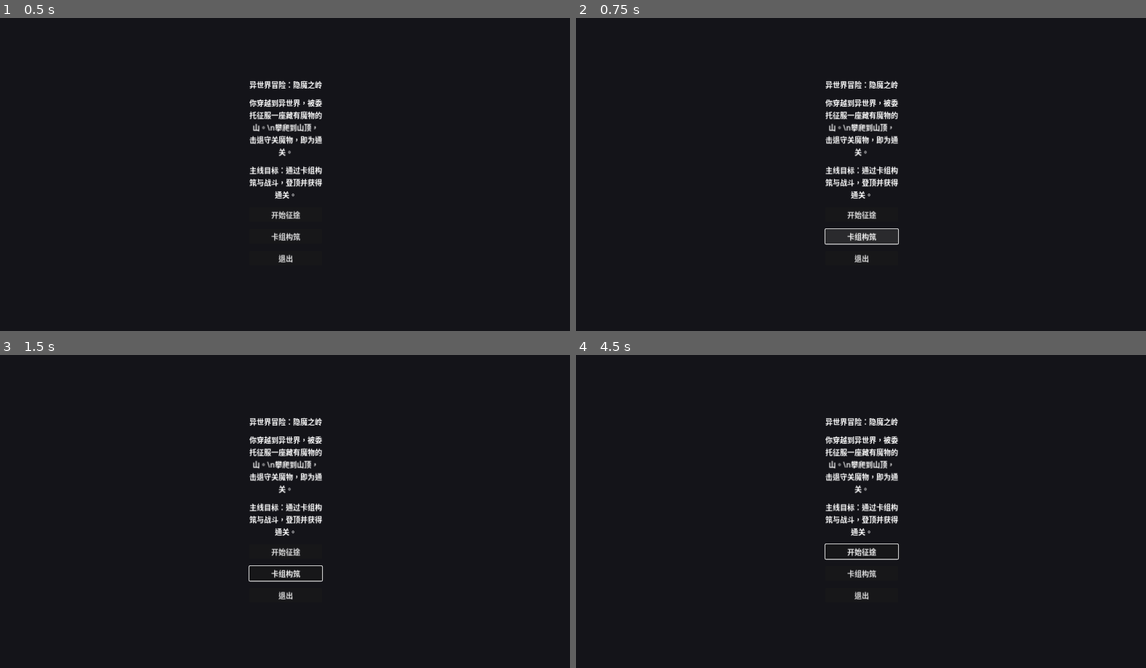
Above: before the commit, frames 1-4 (two rows, left to right).
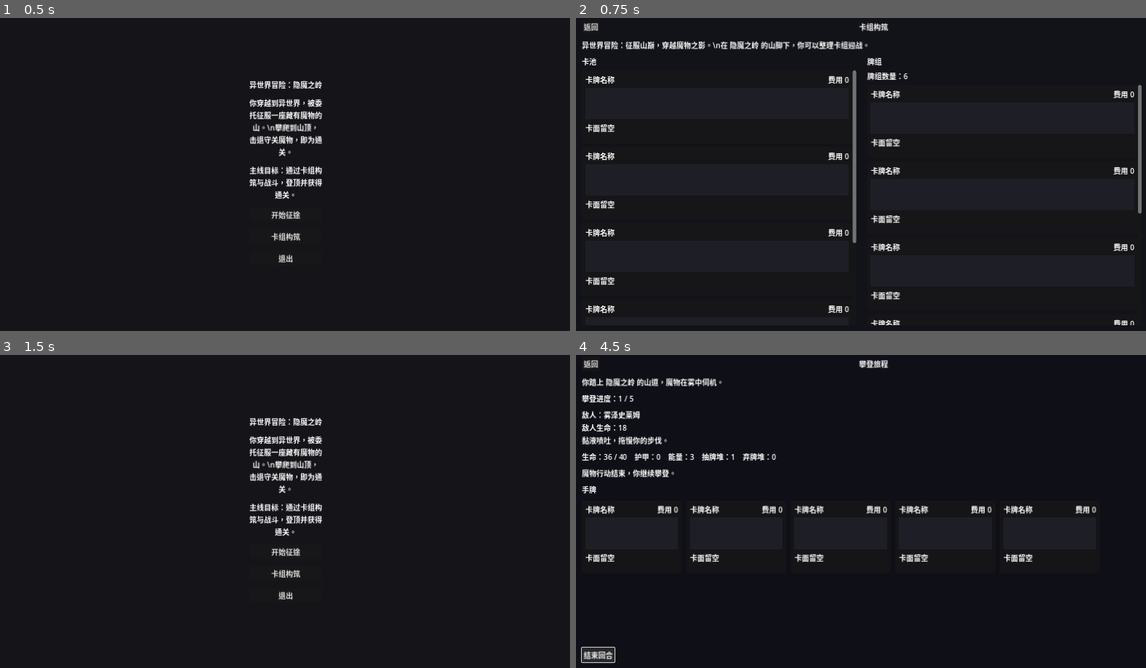
Above: after the commit, the same moments.

Repository: HHSGame/Nekopie
Game: Godot game, scene res://scenes/Main.tscn
The game is run twice, just before and just after one commit, with the same random seed, the same clock (stepped at 60 frames per second) and the same inputs.
Inputs (mouse positions are in pixels of both pictures, inside the frame that each line leads up to):
- Up to frame 1 (0.5 s): no input
- Up to frame 2 (0.75 s): click "卡组构筑" at 0.5 s
- Up to frame 3 (1.5 s): click (17, 364) at 1.25 s, where only the run after the commit has a clickable "返回"
- Up to frame 4 (4.5 s): click "开始征途" at 2 s; click (593, 364) at 2.75 s, where only the run after the commit has a clickable "返回"; click "开始征途" at 3.5 s; click (598, 655) at 4.25 s, where only the run after the commit has a clickable "结束回合"

Frame 1 is identical in both runs. In frame 2, 5.3% of the frame differs, in the area x 1-100%, y 1-99%; in frame 3, 0.1%; in frame 4, 5.5%, in the area x 0-92%, y 1-99%.
Error before the commit: Invalid access to property or key 'pressed' on a base object of type 'null instance'. (res://scripts/Main.gd:8)
Error after the commit: Invalid assignment of property or key 'text' with value of type 'String' on a base object of type 'Nil'. (res://scripts/CardWidget.gd:14)

Commit message:
fix: use explicit node paths in UI scripts

Diff:
--- a/scripts/CardWidget.gd
+++ b/scripts/CardWidget.gd
@@ -5,9 +5,9 @@
 
 @export var card_id := ""
 
-@onready var name_label: Label = %NameLabel
-@onready var cost_label: Label = %CostLabel
-@onready var desc_label: Label = %DescriptionLabel
+@onready var name_label: Label = $MarginContainer/VBoxContainer/Header/NameLabel
+@onready var cost_label: Label = $MarginContainer/VBoxContainer/Header/CostLabel
+@onready var desc_label: Label = $MarginContainer/VBoxContainer/DescriptionLabel
 
 func set_card(card_data: Dictionary) -> void:
 	card_id = card_data.get("id", "")
--- a/scripts/DeckBuilder.gd
+++ b/scripts/DeckBuilder.gd
@@ -2,11 +2,11 @@
 
 const CARD_WIDGET_SCENE := preload("res://scenes/CardWidget.tscn")
 
-@onready var library_list: VBoxContainer = %LibraryList
-@onready var deck_list: VBoxContainer = %DeckList
-@onready var deck_count_label: Label = %DeckCountLabel
-@onready var back_button: Button = %BackButton
-@onready var story_label: Label = %StoryLabel
+@onready var library_list: VBoxContainer = $MarginContainer/VBoxContainer/Content/LibraryPanel/LibraryScroll/LibraryList
+@onready var deck_list: VBoxContainer = $MarginContainer/VBoxContainer/Content/DeckPanel/DeckScroll/DeckList
+@onready var deck_count_label: Label = $MarginContainer/VBoxContainer/Content/DeckPanel/DeckCountLabel
+@onready var back_button: Button = $MarginContainer/VBoxContainer/Header/BackButton
+@onready var story_label: Label = $MarginContainer/VBoxContainer/StoryLabel
 
 func _ready() -> void:
 	back_button.pressed.connect(_on_back_pressed)
--- a/scripts/Main.gd
+++ b/scripts/Main.gd
@@ -1,8 +1,8 @@
 extends Control
 
-@onready var start_button: Button = %StartButton
-@onready var deck_button: Button = %DeckButton
-@onready var quit_button: Button = %QuitButton
+@onready var start_button: Button = $CenterContainer/VBoxContainer/StartButton
+@onready var deck_button: Button = $CenterContainer/VBoxContainer/DeckButton
+@onready var quit_button: Button = $CenterContainer/VBoxContainer/QuitButton
 
 func _ready() -> void:
 	start_button.pressed.connect(_on_start_pressed)
--- a/scripts/RunScreen.gd
+++ b/scripts/RunScreen.gd
@@ -4,21 +4,21 @@
 const HAND_SIZE := 5
 const ENERGY_PER_TURN := 3
 
-@onready var story_label: Label = %StoryLabel
-@onready var progress_label: Label = %ProgressLabel
-@onready var enemy_name_label: Label = %EnemyNameLabel
-@onready var enemy_hp_label: Label = %EnemyHpLabel
-@onready var enemy_desc_label: Label = %EnemyDescLabel
-@onready var player_hp_label: Label = %PlayerHpLabel
-@onready var player_block_label: Label = %PlayerBlockLabel
-@onready var energy_label: Label = %EnergyLabel
-@onready var draw_label: Label = %DrawLabel
-@onready var discard_label: Label = %DiscardLabel
-@onready var result_label: Label = %ResultLabel
-@onready var hand_container: HBoxContainer = %HandContainer
-@onready var end_turn_button: Button = %EndTurnButton
-@onready var next_button: Button = %NextButton
-@onready var back_button: Button = %BackButton
+@onready var story_label: Label = $MarginContainer/VBoxContainer/StoryLabel
+@onready var progress_label: Label = $MarginContainer/VBoxContainer/ProgressLabel
+@onready var enemy_name_label: Label = $MarginContainer/VBoxContainer/EnemyPanel/EnemyNameLabel
+@onready var enemy_hp_label: Label = $MarginContainer/VBoxContainer/EnemyPanel/EnemyHpLabel
+@onready var enemy_desc_label: Label = $MarginContainer/VBoxContainer/EnemyPanel/EnemyDescLabel
+@onready var player_hp_label: Label = $MarginContainer/VBoxContainer/PlayerPanel/PlayerHpLabel
+@onready var player_block_label: Label = $MarginContainer/VBoxContainer/PlayerPanel/PlayerBlockLabel
+@onready var energy_label: Label = $MarginContainer/VBoxContainer/PlayerPanel/EnergyLabel
+@onready var draw_label: Label = $MarginContainer/VBoxContainer/PlayerPanel/DrawLabel
+@onready var discard_label: Label = $MarginContainer/VBoxContainer/PlayerPanel/DiscardLabel
+@onready var result_label: Label = $MarginContainer/VBoxContainer/ResultLabel
+@onready var hand_container: HBoxContainer = $MarginContainer/VBoxContainer/HandScroll/HandContainer
+@onready var end_turn_button: Button = $MarginContainer/VBoxContainer/Actions/EndTurnButton
+@onready var next_button: Button = $MarginContainer/VBoxContainer/Actions/NextButton
+@onready var back_button: Button = $MarginContainer/VBoxContainer/Header/BackButton
 
 var draw_pile: Array = []
 var hand: Array = []
Not shown, changed: AGENTS.md
Not shown, changed: CHANGELOG.md
Not shown, changed: PROJECT.md
